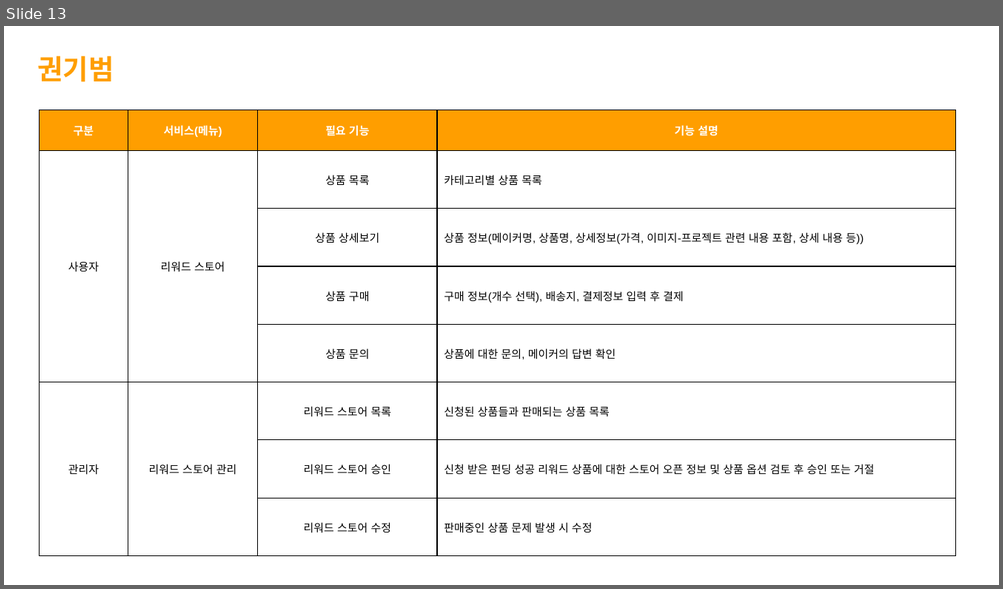
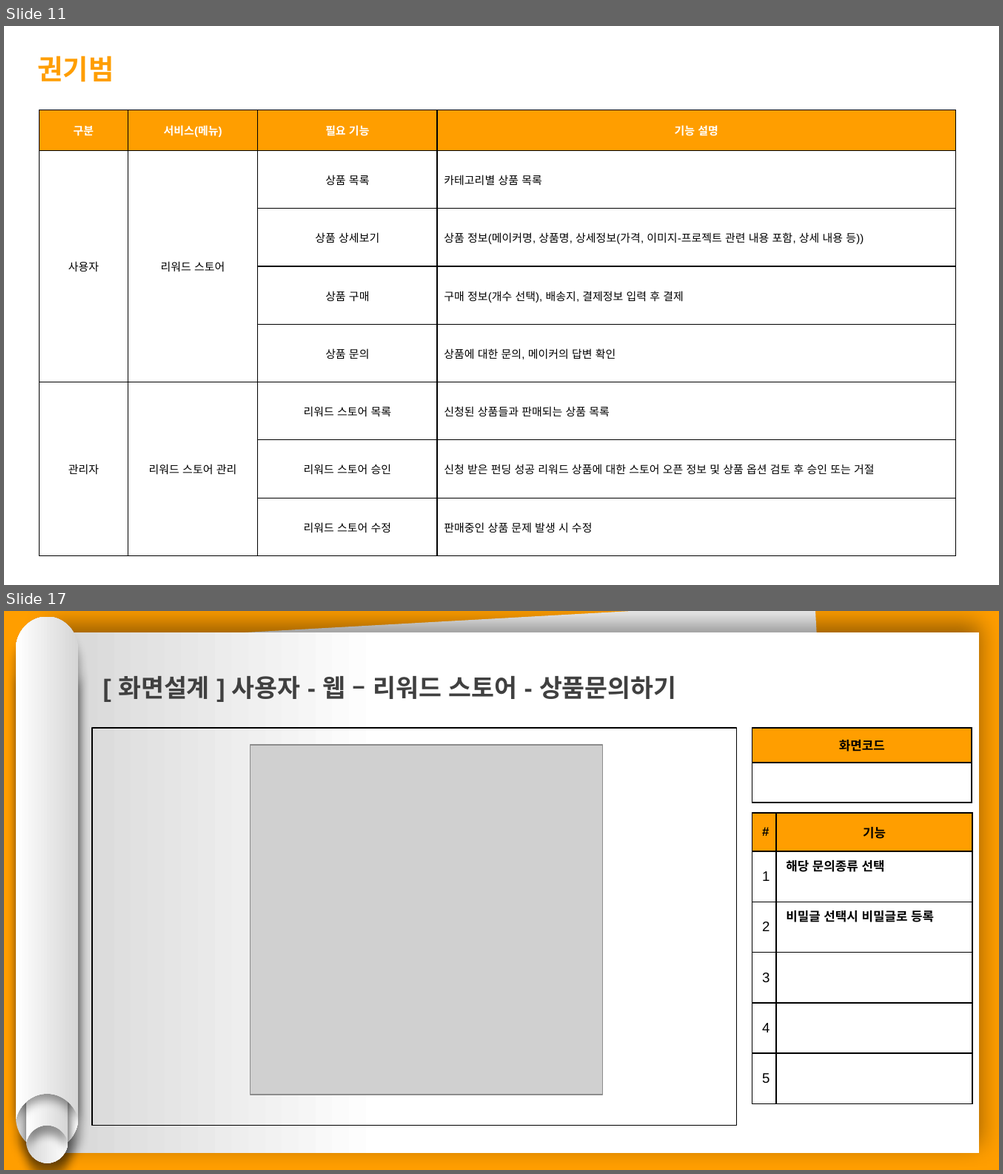
Before and after one commit to hhsw07/ezen-academy-projects, a slide deck: 0 발표용 파워포인트/0508 1차발표/0508 project06 - 파워포인트 종합.pptx. Shown one above the other, each under a label of ours: slide 13 before the commit, slides 11 and 17 after it; the slides between them are not shown. The pictures are 1003x589 and 1003x1174 pixels, drawn with LibreOffice and Linux fonts; fonts in the diff are those of the drawing; grey boxes stand for pictures. Boxes give left, top, right and bottom in pixels: in the first picture for what was removed or moved away, otherwise in the second. Text is boxed around its words. In the diff, an @@ line names an element or a change of style, - is before the commit and + after.

```diff
--- a/0 발표용 파워포인트/0508 1차발표/0508 project06 - 파워포인트 종합.pptx
+++ b/0 발표용 파워포인트/0508 1차발표/0508 project06 - 파워포인트 종합.pptx
@@ slide 17 added at (x1=4, y1=611, x2=999, y2=1170), background #FF9E00 @@
@@ group added at (x1=16, y1=617, x2=79, y2=1163): 4 freeform shapes @@
@@ rectangle added at (x1=47, y1=632, x2=979, y2=1153), fill gradient #FFFFFF to #D7D7D7 @@
@@ rectangle added at (x1=58, y1=611, x2=842, y2=1150), fill #F2F2F2 @@
@@ text added at (x1=118, y1=676, x2=676, y2=699), 18 pt, text #404040, bold @@
+[ 화면설계 ] 사용자 - 웹 – 리워드 스토어 - 상품문의하기
@@ rectangle added at (x1=93, y1=729, x2=737, y2=1126), outline #000000 0.75 pt @@
@@ table added at (x1=752, y1=729, x2=970, y2=803), 2 rows, 1 columns @@
+화면코드
+
@@ picture added at (x1=250, y1=745, x2=602, y2=1096) @@
@@ table added at (x1=752, y1=813, x2=970, y2=1105), 6 rows, 2 columns @@
+# | 기능
+1 | 해당 문의종류 선택
+2 | 비밀글 선택시 비밀글로 등록
+3 | 
+4 | 
+5 | 
@@ what was slide 13 is now slide 11 @@
```
Also in this commit, not shown: 8 slides changed, 9 other slides added, 12 slides removed.
